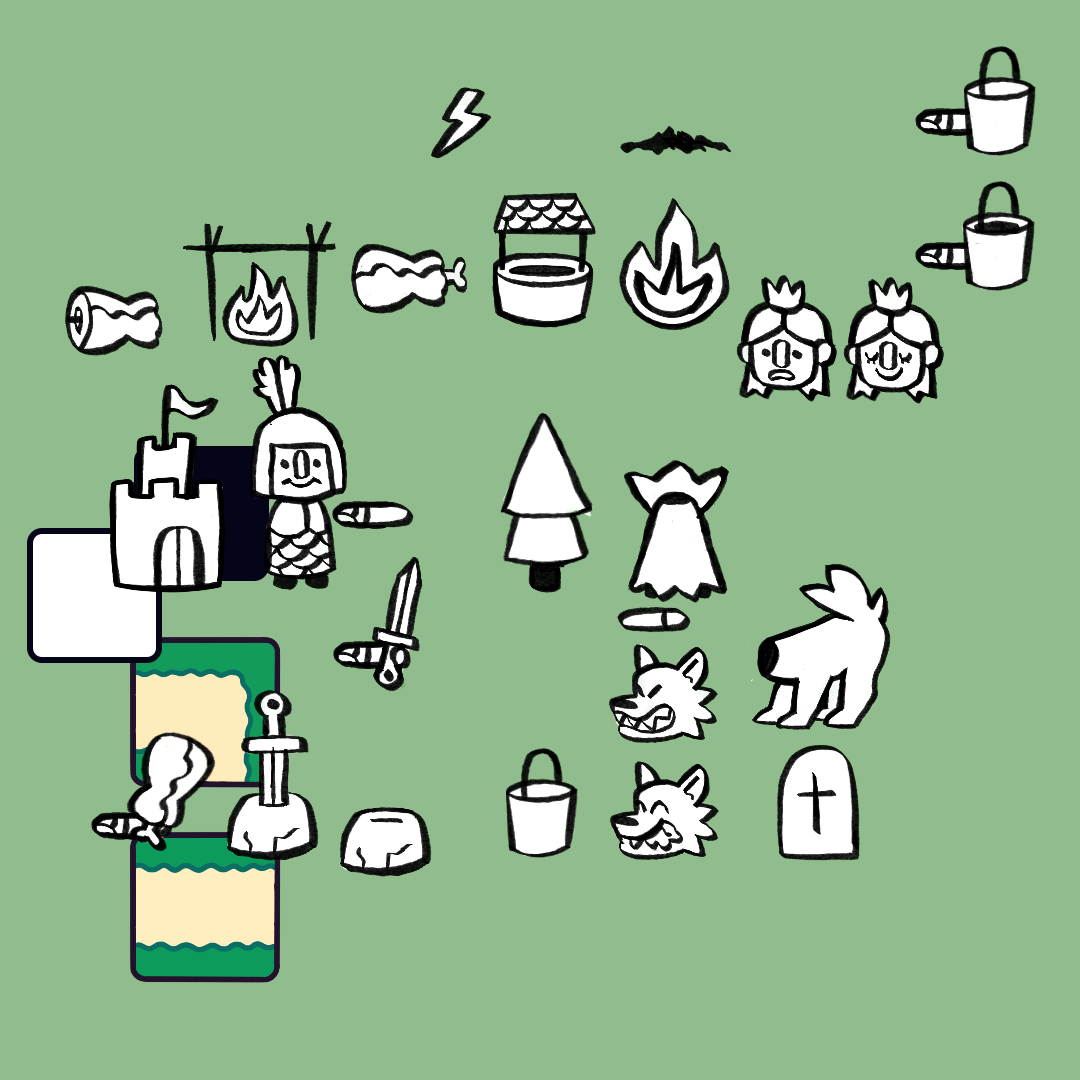
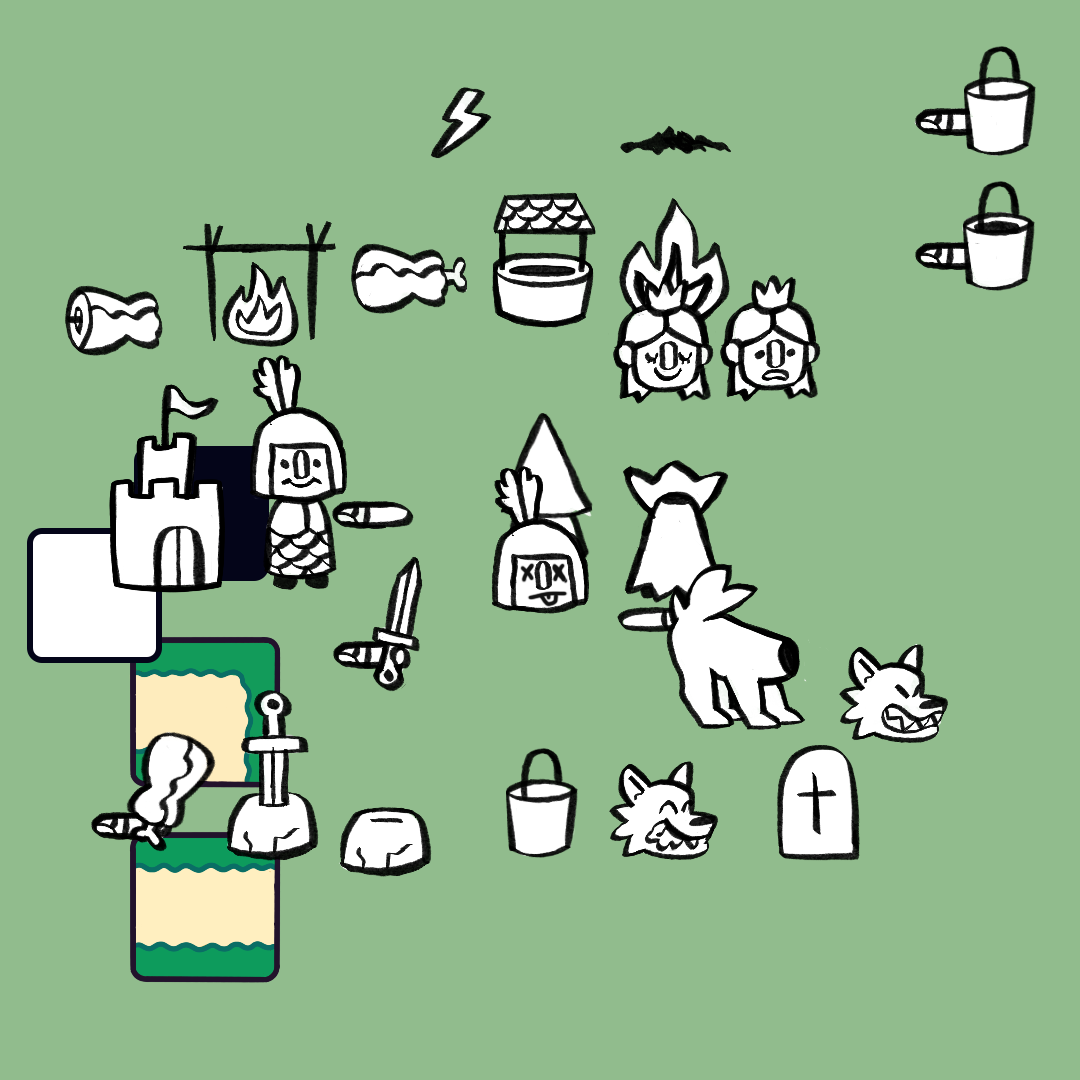
Layers edited between the first and the second (1080, 1080) image:
added group "deadKnightHead" with 2 layers in group "CastleStuff" over [491, 466, 589, 614]
added layer "Aus Auswahl" (7th of 14, in "CastleStuff" › "deadKnightHead") in group "deadKnightHead" over [491, 466, 589, 614]
added layer "Aus Auswahl" (8th of 14, in "CastleStuff" › "deadKnightHead") in group "deadKnightHead" over [494, 468, 589, 611]
painted on "Ebene 106" over [666, 563, 891, 730]
painted on "Ebene 105" over [670, 564, 887, 730]
painted on "Ebene 102" over [609, 761, 719, 860]
painted on "Ebene 101" over [612, 762, 716, 858]
painted on "Ebene 100" over [715, 275, 842, 402]
painted on "Ebene 99" over [723, 278, 834, 396]
painted on "Ebene 98" over [608, 277, 949, 404]
painted on "Ebene 97" over [613, 281, 944, 400]
painted on "Ebene 80" over [608, 644, 949, 743]
painted on "Ebene 79" over [610, 643, 947, 743]
painted on "Ebene 78" over [623, 460, 729, 603]
painted on "Ebene 77" over [625, 463, 727, 600]
